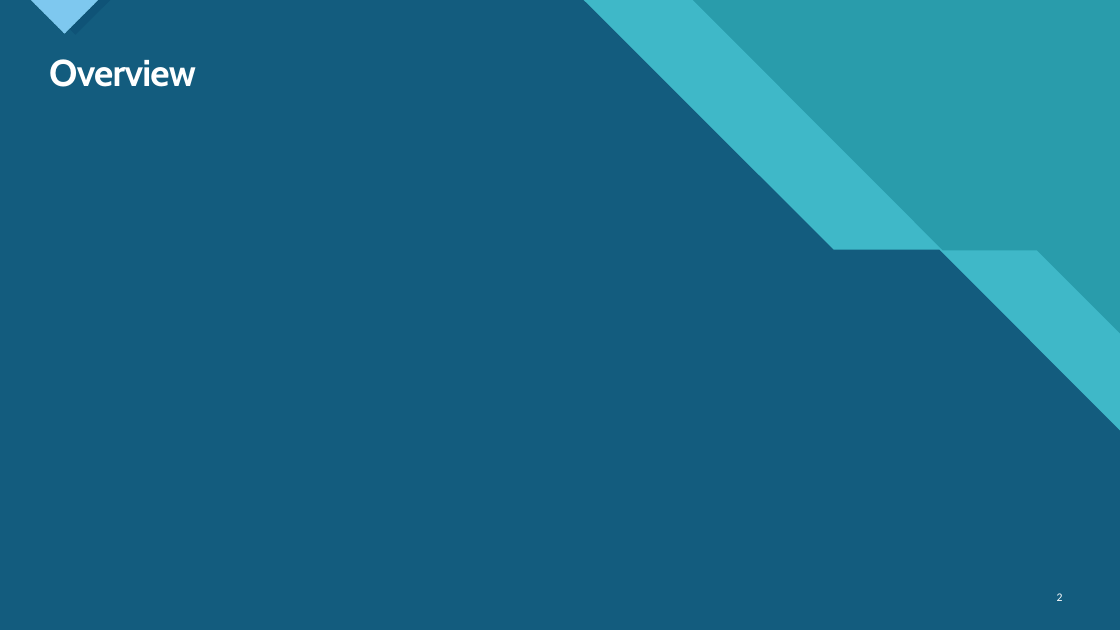
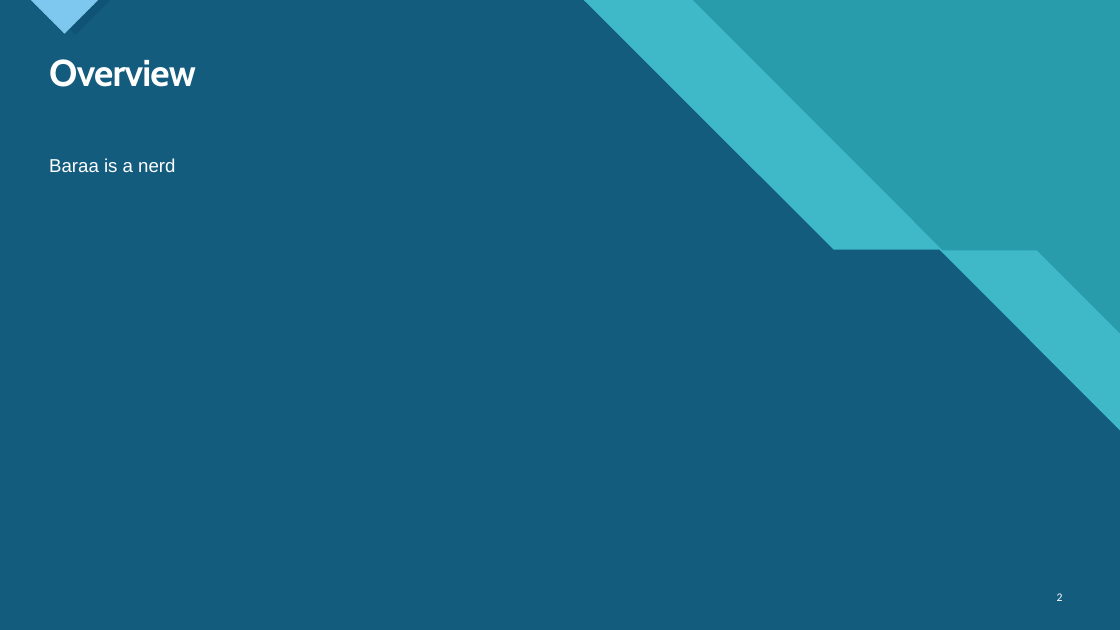
Before and after one commit to samseg19/Report3, a slide deck: slide 2 of Progress Report.pptx. Drawn at 1120x630 pixels with LibreOffice and Linux fonts; fonts in the diff are those of the drawing. Boxes give left, top, right and bottom in pixels: in the first picture for what was removed or moved away, otherwise in the second. Text is boxed around its words. In the diff, an @@ line names an element or a change of style, - is before the commit and + after.

Commit message:
first commit

```diff
--- a/Progress Report.pptx
+++ b/Progress Report.pptx
@@ text added at bbox=[49, 158, 175, 172], 16 pt, text #FFFFFF @@
+Baraa is a nerd
```
